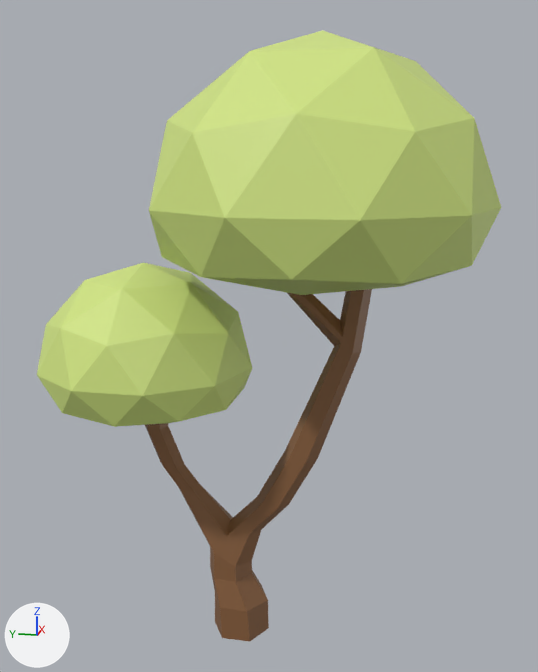
Two versions of the glTF model src/components/objects/Scenery/Tree1.glb, one commit apart.
Before and after are seen from a 50 mm camera at (-4.71, -1.16, 3.34) aimed at (0.02, -0.22, 2.15). Lighting does not change. The marker at lower left points along +X, +Y and +Z.

The first picture shows 'Tree1'.
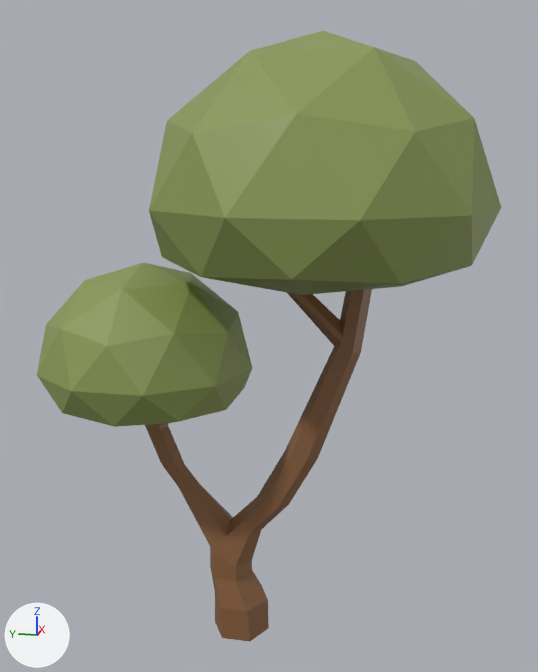
What differs and where, as boxes (x1, y1, x2, y2) in the pictures (538 x 672 px):
'Tree1', recoloured
    both: (37, 30, 501, 427)

The change, as a list of edits to the scene's bpy script:
```text
Change mat_leaves:
    mat_leaves.base_color: (0.651, 0.799, 0.227) -> (0.258, 0.317, 0.09)  # green #d3e783 -> green #8b9955
```
